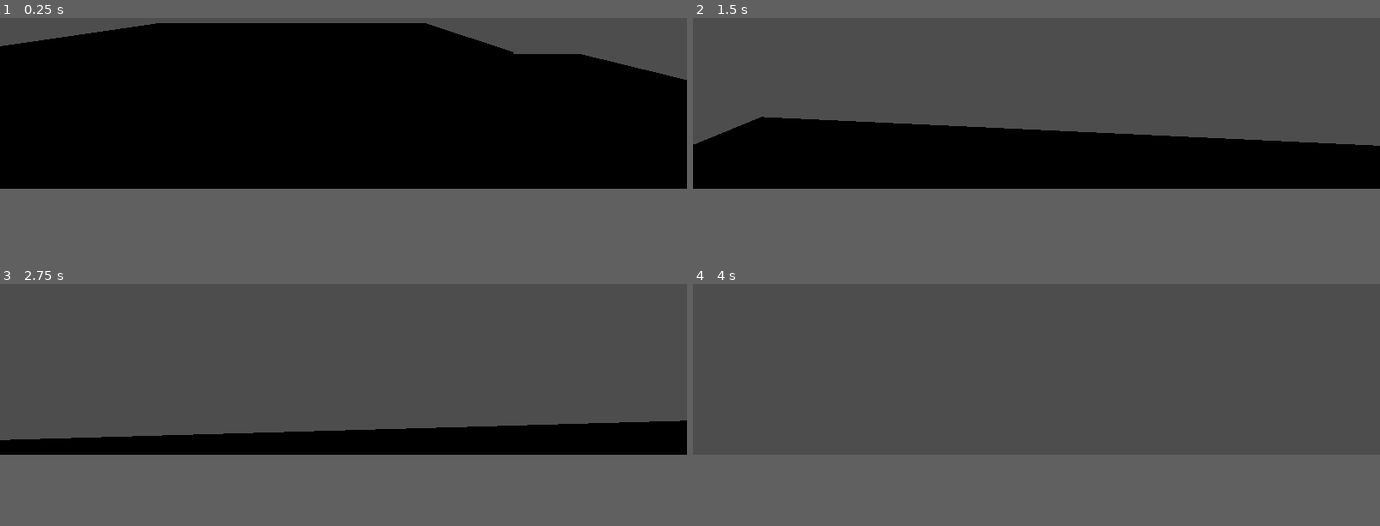
Above: before the commit, frames 1-4 (two rows, left to right).
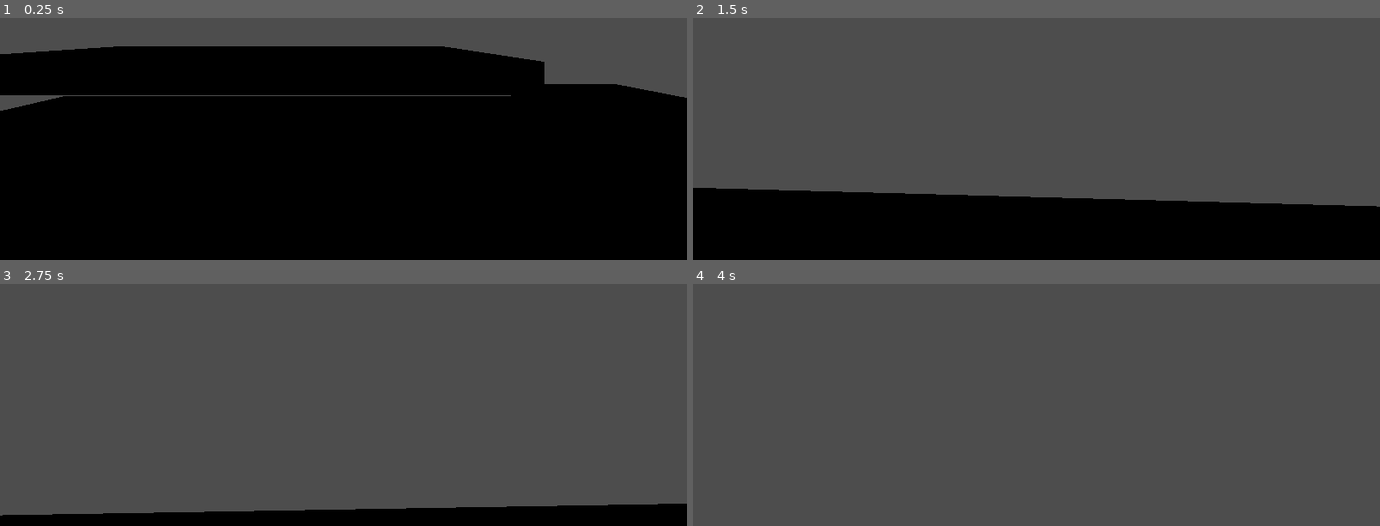
Above: after the commit, the same moments.

Repository: BananaHolograma/First-Person-Controller
Game: Godot game, scene res://playground_scene.tscn
Two runs of this game, one before a commit and one after it. Both use one fixed random seed, a clock stepped at 60 frames per second and the inputs below.
Inputs (mouse positions are in pixels of both pictures, inside the frame that each line leads up to):
- Up to frame 1 (0.25 s): no input
- Up to frame 2 (1.5 s): tap Enter at 0.5 s; move the mouse to (outside the picture) at 0.52 s; hold Shift (crawl) 0.53-1.28 s; hold Up (ui_up) from 0.53 s (still down); tap Space (jump) at 0.77 s; tap Ctrl (crouch) at 0.8, 1.35 s; move the mouse to (outside the picture) at 1.27 s
- Up to frame 3 (2.75 s): keep holding Up (ui_up); tap Space (jump) at 1.52 s; tap Shift (crawl) at 1.55 s; move the mouse to (outside the picture) at 2.02 s; hold Shift (crawl) from 2.03 s (still down); tap Ctrl (crouch) at 2.3 s
- Up to frame 4 (4 s): keep holding Up (ui_up); move the mouse to (outside the picture) at 2.77 s; release Shift (crawl) at 2.78 s; tap Ctrl (crouch) at 2.85, 3.8 s; tap Space (jump) at 3.02, 3.5, 3.77 s; tap Shift (crawl) at 3.05 s; move the mouse to (outside the picture) at 3.52 s; hold Alt (free_look) from 3.53 s (still down)
The window is 800x450 before the commit and 800x533 after it. Grey fills any space a smaller window leaves; there, only what the larger window draws over its background counts as a difference.

The runs differ from the first frame. In frame 1, 8.5% of the frame differs, in the area x 0-100%, y 2-39%; in frame 2, 27%, in the area x 0-100%, y 40-79%; in frame 3, 17%; in frame 4, only the window size differs.

Commit message:
crouch and crawl states as well a shape cast to detect ceils on the process

Diff:
--- a/first_person_controller/first_person_controller.gd
+++ b/first_person_controller/first_person_controller.gd
@@ -5,6 +5,9 @@
 @onready var eyes: Node3D = %Eyes
 @onready var camera_3d: Camera3D = $Neck/Head/Eyes/Camera3D
 @onready var finite_state_machine = $FiniteStateMachine as FiniteStateMachine
+@onready var standing_collision_shape_3d: CollisionShape3D = $StandingCollisionShape3D
+@onready var crouch_collision_shape_3d: CollisionShape3D = $CrouchCollisionShape3D
+@onready var crawl_collision_shape_3d: CollisionShape3D = $CrawlCollisionShape3D
 
 ## MOUSE AND CAMERA SENSITIVITY
 @export_group("Sensitivity")
@@ -34,6 +37,10 @@
 @export var BOB_LERP_SPEED := 10.0
 @export var BOB_SPEED = 7.5
 @export var BOB_INTENSITY = 0.1
+@export var BOB_SPEED_RUN = 10.0
+@export var BOB_INTENSITY_RUN = 0.15
+@export var BOB_SPEED_CROUCH = 6.0
+@export var BOB_INTENSITY_CROUCH = 0.05
 
 @export_group("Swing head")
 ## Enable the swing head when move on horizontal axis (right & left)
@@ -53,6 +60,10 @@
 func _ready():
 	Input.mouse_mode = Input.MOUSE_MODE_CAPTURED
 
+	standing_collision_shape_3d.disabled = false
+	crouch_collision_shape_3d.disabled = true
+	crawl_collision_shape_3d.disabled = true
+
 
 func _input(event: InputEvent):
 	rotate_camera_smoothly(event)
@@ -62,6 +73,24 @@
 	free_look(delta)
 	bobbing(delta)
 	camera_fov(delta)
+	adjust_collision_shapes()
+
+
+func adjust_collision_shapes() -> void:
+	match(finite_state_machine.current_state.name):
+		"Crouch":
+			standing_collision_shape_3d.disabled = true
+			crouch_collision_shape_3d.disabled = false
+			crawl_collision_shape_3d.disabled = true
+		"Crawl":
+			standing_collision_shape_3d.disabled = true
+			crouch_collision_shape_3d.disabled = true
+			crawl_collision_shape_3d.disabled = false
+		_:
+			standing_collision_shape_3d.disabled = false
+			crouch_collision_shape_3d.disabled = true
+			crawl_collision_shape_3d.disabled = true
+
 
 ## Rotate the neck of the CharacterBody3D
 # to achieve a realistic head movement on the first person controller.
@@ -110,12 +139,12 @@
 				"Walk":
 					head_bobbing_active = true
 				"Run":
-					head_bobbing_speed = 10.0
-					head_bobbing_intensity = 0.15
+					head_bobbing_speed = BOB_SPEED_RUN
+					head_bobbing_intensity = BOB_INTENSITY_RUN
 					head_bobbing_active = true
-				"Crouch":
-					head_bobbing_speed = 6.0
-					head_bobbing_intensity = 0.05
+				"Crouch", "Crawl":
+					head_bobbing_speed = BOB_SPEED_CROUCH
+					head_bobbing_intensity = BOB_INTENSITY_CROUCH
 					head_bobbing_active = true
 				_:
 					head_bobbing_active = false
--- a/first_person_controller/first_person_controller.tscn
+++ b/first_person_controller/first_person_controller.tscn
@@ -6,17 +6,100 @@
 [ext_resource type="Script" path="res://first_person_controller/state_machine/states/walk.gd" id="4_4qxtv"]
 [ext_resource type="Script" path="res://first_person_controller/state_machine/states/jump.gd" id="5_giftp"]
 [ext_resource type="Script" path="res://first_person_controller/state_machine/states/run.gd" id="5_jx43c"]
+[ext_resource type="Script" path="res://first_person_controller/state_machine/states/crouch.gd" id="7_skljo"]
+[ext_resource type="Script" path="res://first_person_controller/state_machine/states/crawl.gd" id="8_mxk70"]
 
 [sub_resource type="CapsuleShape3D" id="CapsuleShape3D_bnnbn"]
 radius = 0.313218
-height = 1.8
+height = 1.93158
+
+[sub_resource type="CapsuleShape3D" id="CapsuleShape3D_5kjma"]
+radius = 0.313
+height = 1.2
+
+[sub_resource type="CapsuleShape3D" id="CapsuleShape3D_qfu3q"]
+radius = 0.25
+height = 0.748248
+
+[sub_resource type="CapsuleShape3D" id="CapsuleShape3D_rm6ri"]
+radius = 0.3
+height = 1.4
+
+[sub_resource type="Animation" id="Animation_1o3ch"]
+resource_name = "crouch"
+length = 0.3
+tracks/0/type = "value"
+tracks/0/imported = false
+tracks/0/enabled = true
+tracks/0/path = NodePath("Neck:position")
+tracks/0/interp = 2
+tracks/0/loop_wrap = true
+tracks/0/keys = {
+"times": PackedFloat32Array(0, 0.3),
+"transitions": PackedFloat32Array(1, 1),
+"update": 0,
+"values": [Vector3(0, 0.671348, 0), Vector3(0, 0.0208851, 0)]
+}
+
+[sub_resource type="Animation" id="Animation_h6ak6"]
+resource_name = "crawl"
+length = 0.3
+tracks/0/type = "value"
+tracks/0/imported = false
+tracks/0/enabled = true
+tracks/0/path = NodePath("Neck:position")
+tracks/0/interp = 2
+tracks/0/loop_wrap = true
+tracks/0/keys = {
+"times": PackedFloat32Array(0, 0.3),
+"transitions": PackedFloat32Array(1, 1),
+"update": 0,
+"values": [Vector3(0, 0.0208851, 0), Vector3(0, -0.438813, 0)]
+}
+
+[sub_resource type="Animation" id="Animation_387f7"]
+length = 0.001
+tracks/0/type = "value"
+tracks/0/imported = false
+tracks/0/enabled = true
+tracks/0/path = NodePath("Neck:position")
+tracks/0/interp = 1
+tracks/0/loop_wrap = true
+tracks/0/keys = {
+"times": PackedFloat32Array(0),
+"transitions": PackedFloat32Array(1),
+"update": 0,
+"values": [Vector3(0, 0.671348, 0)]
+}
+
+[sub_resource type="AnimationLibrary" id="AnimationLibrary_ld1mg"]
+_data = {
+"RESET": SubResource("Animation_387f7"),
+"crawl": SubResource("Animation_h6ak6"),
+"crouch": SubResource("Animation_1o3ch")
+}
 
 [node name="FirstPersonController" type="CharacterBody3D"]
 transform = Transform3D(1, 0, 0, 0, 1, 0, 0, 0, 1, 0, 0.895294, 0)
+collision_layer = 4
 script = ExtResource("1_jjech")
 
-[node name="CollisionShape3D" type="CollisionShape3D" parent="."]
+[node name="StandingCollisionShape3D" type="CollisionShape3D" parent="."]
+transform = Transform3D(1, 0, 0, 0, 1, 0, 0, 0, 1, 0, 0.0669819, 0)
 shape = SubResource("CapsuleShape3D_bnnbn")
+
+[node name="CrouchCollisionShape3D" type="CollisionShape3D" parent="."]
+transform = Transform3D(1, 0, 0, 0, 1, 0, 0, 0, 1, 0, -0.301707, 0)
+shape = SubResource("CapsuleShape3D_5kjma")
+
+[node name="CrawlCollisionShape3D" type="CollisionShape3D" parent="."]
+transform = Transform3D(1, 0, 0, 0, 1, 0, 0, 0, 1, 0, -0.5274, 0)
+shape = SubResource("CapsuleShape3D_qfu3q")
+
+[node name="CeilShapeCast3D" type="ShapeCast3D" parent="."]
+transform = Transform3D(1, 0, 0, 0, 1, 0, 0, 0, 1, 0, 0.60168, 0)
+shape = SubResource("CapsuleShape3D_rm6ri")
+target_position = Vector3(0, 0, 0)
 
 [node name="Neck" type="Node3D" parent="."]
 unique_name_in_owner = true
@@ -45,3 +128,14 @@
 
 [node name="Jump" type="Node" parent="FiniteStateMachine"]
 script = ExtResource("5_giftp")
+
+[node name="Crouch" type="Node" parent="FiniteStateMachine"]
+script = ExtResource("7_skljo")
+
+[node name="Crawl" type="Node" parent="FiniteStateMachine"]
+script = ExtResource("8_mxk70")
+
+[node name="AnimationPlayer" type="AnimationPlayer" parent="."]
+libraries = {
+"": SubResource("AnimationLibrary_ld1mg")
+}
--- /dev/null
+++ b/first_person_controller/state_machine/states/crawl.gd
@@ -0,0 +1,22 @@
+class_name Crawl extends Motion
+
+@export var speed := 0.8
+@onready var ceil_shape_cast: ShapeCast3D = owner.get_node("CeilShapeCast3D")
+
+func _enter() -> void:
+	if animation_player:
+		animation_player.play("crawl")
+
+
+func _exit() -> void:
+	animation_player.play_backwards("crawl")
+
+
+func physics_update(delta):
+	super.physics_update(delta)
+
+	if not Input.is_action_pressed("crawl") and not ceil_shape_cast.is_colliding():
+		state_finished.emit("Crouch", {})
+
+	move(speed, delta)
+	owner.move_and_slide()
--- /dev/null
+++ b/first_person_controller/state_machine/states/crouch.gd
@@ -0,0 +1,30 @@
+class_name Crouch extends Motion
+
+@export var speed := 1.0
+@onready var ceil_shape_cast: ShapeCast3D = owner.get_node("CeilShapeCast3D")
+
+func _enter() -> void:
+	if animation_player:
+		if previous_states.is_empty() or not previous_states.back() is Crawl:
+			animation_player.play("crouch")
+
+
+func _exit() -> void:
+	if animation_player:
+		animation_player.play_backwards("crouch")
+
+
+func physics_update(delta):
+	super.physics_update(delta)
+
+	if not Input.is_action_pressed("crouch") and not ceil_shape_cast.is_colliding():
+		if owner.velocity.is_zero_approx():
+			state_finished.emit("Idle", {})
+		else:
+			state_finished.emit("Walk", {})
+
+	if Input.is_action_just_pressed("crawl") and not animation_player.is_playing():
+		state_finished.emit("Crawl", {})
+
+	move(speed, delta)
+	owner.move_and_slide()
--- a/first_person_controller/state_machine/states/idle.gd
+++ b/first_person_controller/state_machine/states/idle.gd
@@ -8,3 +8,6 @@
 		state_finished.emit("Walk", {})
 
 	detect_jump()
+	detect_crouch()
+
+	owner.move_and_slide()
--- a/first_person_controller/state_machine/states/motion.gd
+++ b/first_person_controller/state_machine/states/motion.gd
@@ -1,7 +1,8 @@
 class_name Motion extends State
 
 @onready var finite_state_machine = get_parent()  as FiniteStateMachine
-
+@onready var animation_player = owner.get_node("AnimationPlayer")
+@onready var ceil_
 @export var gravity: float =  ProjectSettings.get_setting("physics/3d/default_gravity")
 @export var friction: float = 7.0
 
@@ -28,6 +29,10 @@
 	if Input.is_action_just_pressed("jump") and owner.is_on_floor():
 		state_finished.emit("Jump", {})
 
+func detect_crouch():
+	if Input.is_action_pressed("crouch") and owner.is_on_floor():
+		state_finished.emit("Crouch", {})
+
 
 func get_input_direction() -> Dictionary:
 	var input_dir = Input.get_vector("ui_left", "ui_right", "ui_up", "ui_down")
--- a/first_person_controller/state_machine/states/run.gd
+++ b/first_person_controller/state_machine/states/run.gd
@@ -22,6 +22,7 @@
 			state_finished.emit("Walk", {})
 
 	detect_jump()
+	detect_crouch()
 
 	owner.move_and_slide()
 
--- a/first_person_controller/state_machine/states/walk.gd
+++ b/first_person_controller/state_machine/states/walk.gd
@@ -15,5 +15,6 @@
 		state_finished.emit("Run", {})
 
 	detect_jump()
+	detect_crouch()
 
 	owner.move_and_slide()
--- a/playground_scene.tscn
+++ b/playground_scene.tscn
@@ -20,7 +20,7 @@
 [node name="PlaygroundScene" type="Node3D"]
 
 [node name="FirstPersonController" parent="." instance=ExtResource("2_30gpg")]
-transform = Transform3D(1, 0, 0, 0, 1, 0, 0, 0, 1, 0, 0.982292, 1.08766)
+transform = Transform3D(1, 0, 0, 0, 1, 0, 0, 0, 1, 0, 0.950654, 1.08766)
 
 [node name="CSGCombiner3D" type="CSGCombiner3D" parent="."]
 use_collision = true
@@ -32,11 +32,11 @@
 material = SubResource("StandardMaterial3D_jx3dq")
 
 [node name="CSGBox3D2" type="CSGBox3D" parent="CSGCombiner3D"]
-transform = Transform3D(1, 0, 0, 0, 1, 0, 0, 0, 1, 2.45406, 0.785558, -1.39702)
+transform = Transform3D(1, 0, 0, 0, 1, 0, 0, 0, 1, 2.45406, 0.891182, -1.39702)
 size = Vector3(1.15239, 0.181006, 1.71848)
 material = SubResource("StandardMaterial3D_2v24p")
 
 [node name="CSGBox3D3" type="CSGBox3D" parent="CSGCombiner3D"]
-transform = Transform3D(1, 0, 0, 0, 1, 0, 0, 0, 1, -0.693051, 1.20072, -1.39702)
+transform = Transform3D(1, 0, 0, 0, 1, 0, 0, 0, 1, -0.693051, 1.31311, -1.39702)
 size = Vector3(3.57549, 0.181006, 1.71848)
 material = SubResource("StandardMaterial3D_yrljs")
--- a/project.godot
+++ b/project.godot
@@ -21,9 +21,8 @@
 
 [display]
 
-window/size/viewport_width=1920
-window/size/viewport_height=1080
-window/stretch/mode="viewport"
+window/size/viewport_width=1080
+window/size/viewport_height=720
 
 [input]
 
@@ -71,7 +70,7 @@
 }
 crawl={
 "deadzone": 0.5,
-"events": [Object(InputEventKey,"resource_local_to_scene":fa …(66 unchanged characters)… se,"shift_pressed":false,"ctrl_pressed":true,"meta_pressed":false,"pressed":false," …(91 unchanged characters)…
+"events": [Object(InputEventKey,"resource_local_to_scene":fa …(66 unchanged characters)… se,"shift_pressed":false,"ctrl_pressed":false,"meta_pressed":false,"pressed":false," …(91 unchanged characters)…
 ]
 }
 free_look={
@@ -84,3 +83,8 @@
 "events": [Object(InputEventKey,"resource_local_to_scene":false,"resource_name":"","device":-1,"window_id":0,"alt_pressed":false,"shift_pressed":false,"ctrl_pressed":false,"meta_pressed":false,"pressed":false,"keycode":0,"physical_keycode":32,"key_label":0,"unicode":32,"echo":false,"script":null)
 ]
 }
+
+[layer_names]
+
+3d_physics/layer_1="World"
+3d_physics/layer_2="Player"
Not shown: 1 places in first_person_controller/first_person_controller.tscn that only renumber resources
